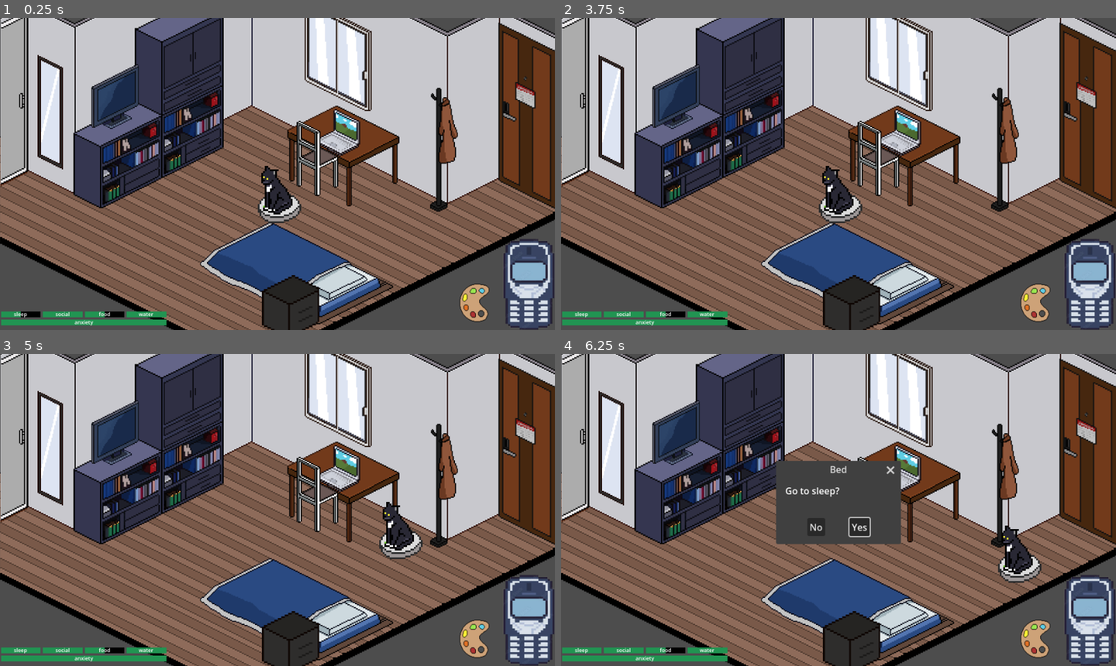
Above: before the commit, frames 1-4 (two rows, left to right).
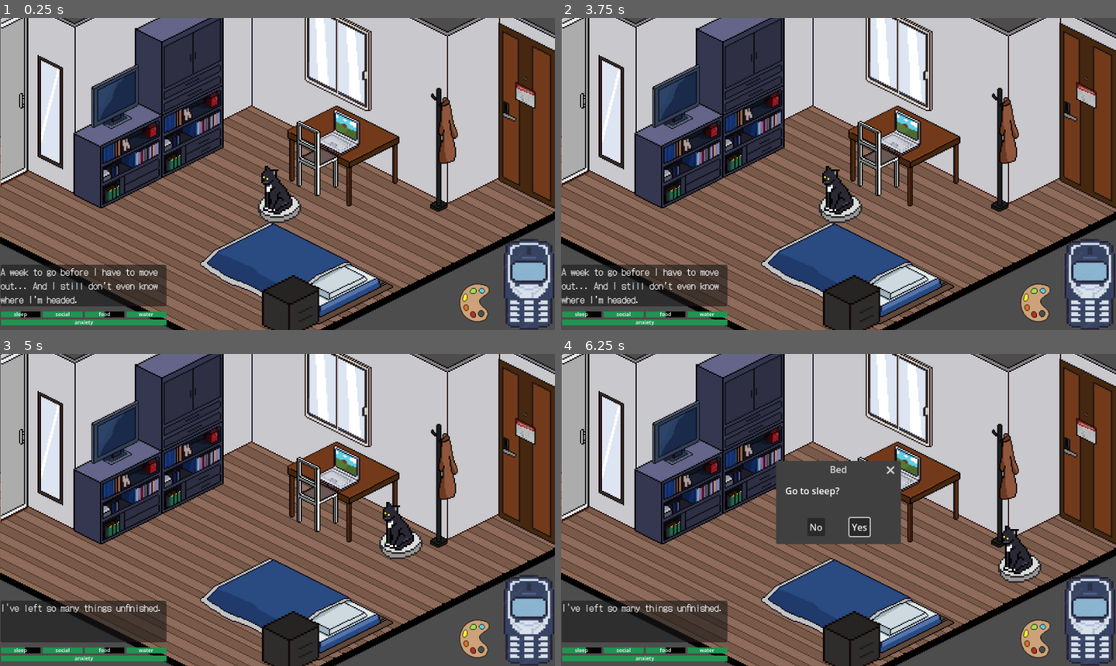
Above: after the commit, the same moments.

Repository: wwdititis/hgjam0925
Game: Godot game, scene res://awtg.tscn
The game is run twice, just before and just after one commit, with the same random seed, the same clock (stepped at 60 frames per second) and the same inputs.
Inputs (mouse positions are in pixels of both pictures, inside the frame that each line leads up to):
- Up to frame 1 (0.25 s): no input
- Up to frame 2 (3.75 s): click (871, 264) at 0.5 s; click (1038, 301) at 1.25 s; click (905, 133) at 2 s; click (1088, 283) at 2.75 s; click "Yes" at 3.5 s
- Up to frame 3 (5 s): move the mouse to (399, 494) at 4.27 s; hold Right (ui_right) from 4.28 s (still down); click (399, 494) at 4.42 s
- Up to frame 4 (6.25 s): move the mouse to (727, 525) at 5.02 s; release Right (ui_right) at 5.03 s; hold Down (ui_down) 5.03-5.78 s; click (727, 525) at 5.17 s; tap Enter at 5.75 s; move the mouse to (894, 441) at 5.77 s; hold Right (ui_right) from 5.78 s (still down); click (894, 441) at 5.92 s

The runs differ from the first frame. In frame 1, 3.6% of the frame differs, in the area x 0-31%, y 79-93%; in frame 2, 3.6%; in frame 3, 3.7%, in the area x 0-31%, y 79-96%; in frame 4, 3.7%.

Commit message:
before states for jp_lesson

Diff:
--- a/awtg.tscn
+++ b/awtg.tscn
@@ -14,6 +14,6 @@
 
 [node name="HUD" parent="." instance=ExtResource("2_ge8x6")]
 
-[node name="Morgan" parent="." groups=["Player"] instance=ExtResource("3_jae4q")]
+[node name="Morgan" parent="." instance=ExtResource("3_jae4q")]
 z_index = 10
 position = Vector2(480, 358)
--- a/dorm/dorm.gd
+++ b/dorm/dorm.gd
@@ -4,7 +4,6 @@
 var scene_instance: Node = null
 
 func _on_paint_pressed() -> void:
-	Globals.currentSleep -= 10
 	scene_instance = Globals.PAINT.instantiate()
 	scene_instance.z_index = 1000
 	add_child(scene_instance)
--- a/dorm/dorm.tscn
+++ b/dorm/dorm.tscn
@@ -130,21 +130,19 @@
 position = Vector2(23.0001, 136)
 texture = ExtResource("15_xba6u")
 
-[node name="interactables" type="Node2D" parent="."]
-
-[node name="bed" type="StaticBody2D" parent="interactables"]
+[node name="bed" type="StaticBody2D" parent="."]
 position = Vector2(503, 499)
 
-[node name="CollisionPolygon2D" type="CollisionPolygon2D" parent="interactables/bed"]
+[node name="CollisionPolygon2D" type="CollisionPolygon2D" parent="bed"]
 position = Vector2(-503, -499)
 polygon = PackedVector2Array(545, 520, 660, 458, 467, 355, 370, 417)
 
-[node name="Futton" type="Sprite2D" parent="interactables/bed"]
+[node name="Futton" type="Sprite2D" parent="bed"]
 position = Vector2(10, -58)
 scale = Vector2(0.6, 0.6)
 texture = ExtResource("16_jtnc3")
 
-[node name="bed" type="Button" parent="interactables/bed"]
+[node name="bed" type="Button" parent="bed"]
 offset_left = -29.0
 offset_top = -148.0
 offset_right = 157.0
@@ -156,14 +154,16 @@
 theme_override_styles/pressed = SubResource("StyleBoxEmpty_kkrwe")
 theme_override_styles/normal = SubResource("StyleBoxEmpty_26cq6")
 
-[node name="edoor" type="Area2D" parent="interactables"]
+[node name="interactables" type="Node2D" parent="."]
+
+[node name="edoor" type="Area2D" parent="interactables" groups=["interactables"]]
 script = ExtResource("17_v0sqk")
 dialog_text = "I don't feel like going out..."
 
 [node name="CollisionPolygon2D" type="CollisionPolygon2D" parent="interactables/edoor"]
 polygon = PackedVector2Array(863, 274, 862, 232, 961, 274, 961, 327)
 
-[node name="bdoor" type="Area2D" parent="interactables"]
+[node name="bdoor" type="Area2D" parent="interactables" groups=["interactables"]]
 script = ExtResource("17_v0sqk")
 dialog_text = "I don't need to go to the bathroom right now."
 
@@ -193,5 +193,5 @@
 theme_override_styles/pressed = SubResource("StyleBoxTexture_kkrwe")
 theme_override_styles/normal = SubResource("StyleBoxTexture_sp1wp")
 
-[connection signal="pressed" from="interactables/bed/bed" to="." method="_on_bed_pressed"]
+[connection signal="pressed" from="bed/bed" to="." method="_on_bed_pressed"]
 [connection signal="pressed" from="paint" to="." method="_on_paint_pressed"]
--- a/hud/hud.gd
+++ b/hud/hud.gd
@@ -1,4 +1,6 @@
 class_name HUD extends Node2D
+
+@onready var gm: GM = $"../GameManager"
 
 @onready var sleep_bar: StatBar = $CanvasLayer/stats/needs/sleep_bar
 @onready var social_bar: StatBar = $CanvasLayer/stats/needs/social_bar
@@ -13,34 +15,37 @@
 @onready var dialog_window: ConfirmationDialog = $CanvasLayer/dialog_window
 
 func _ready():
-	set_sleep(Globals.currentSleep)
-	set_social(Globals.currentSocial)
-	set_food(Globals.currentFood)
-	set_water(Globals.currentWater)
-	set_anxiety(Globals.currentAnxiety)
+	game_init()
+	dialog_intro()
+
+func game_init() -> void:
+	set_sleep(50)
+	set_social(100)
+	set_food(50)
+	set_water(100)
+	set_anxiety(100)
 	dialog_container.visible = false
-	messages.visible = false
 	dialog_window.visible = false
 
 func set_sleep(value: float) -> void:
 	sleep_bar.set_value(value)
-	Globals.currentSleep = value
+	Globals.current_stat["sleep"] = value
 
 func set_social(value: float) -> void:
 	social_bar.set_value(value)
-	Globals.currentSocial = value
+	Globals.current_stat["social"] = value
 
 func set_food(value: float) -> void:
 	food_bar.set_value(value)
-	Globals.currentFood = value
+	Globals.current_stat["food"] = value
 
 func set_water(value: float) -> void:
 	water_bar.set_value(value)
-	Globals.currentWater = value
+	Globals.current_stat["water"] = value
 
 func set_anxiety(value: float) -> void:
 	anxiety_bar.set_value(value)
-	Globals.currentAnxiety = value
+	Globals.current_stat["anxiety"] = value
 
 func set_dialog_panel(value: String) -> void:
 	dialog_panel.text = value
@@ -54,7 +59,17 @@
 	dialog_window.dialog_text = text
 
 func _on_dialog_window_confirmed() -> void:
-	set_sleep(100)
+	Globals.emit_event("increase_sleep", "bed")
 
 func _on_phone_pressed() -> void:
 	messages.visible = true
+
+# DIALOGUES
+func dialog_intro():
+	set_dialog_panel("A week to go before I have to move out... And I still don’t even know where I’m headed.")
+	await get_tree().create_timer(4.0).timeout
+	set_dialog_panel("I've left so many things unfinished.")
+	await get_tree().create_timer(4.0).timeout
+	set_dialog_panel("I feel like I failed at everything.")
+	await get_tree().create_timer(4.0).timeout
+	set_dialog_panel("*sigh* I better start going through it all...")
--- a/hud/stat_bar.gd
+++ b/hud/stat_bar.gd
@@ -1,11 +1,20 @@
 class_name StatBar extends Control
 
-@onready var stat_bar: StatBar = $"."
 @onready var lbstat_bar: Label = $lbstat_bar
 @export var label: String = "Label"
 
 func _ready() -> void:
 	lbstat_bar.text = label
+	update_color()
 
 func set_value(value: float) -> void:
-	stat_bar.value = value
+	self.value = value
+	update_color()
+
+func update_color() -> void:
+	var fill_style: StyleBoxFlat = self.get("custom_styles/fill")
+	if fill_style != null:
+		if self.value < 50:
+			fill_style.bg_color = Color.RED
+		else:
+			fill_style.bg_color = Color.GREEN
--- a/managers/globals.gd
+++ b/managers/globals.gd
@@ -1,25 +1,20 @@
 extends Node
 
-@onready var hud: HUD = $HUD
-
 # Scenes
-const DORM = preload("res://dorm/dorm.tscn")
-const MESSAGES = preload("res://hud/messages.tscn")
-const PAINT = preload("res://minigames/paint/paint.tscn")
-const GAMEOVER = preload("res://managers/gameover.tscn")
+const DORM := preload("res://dorm/dorm.tscn")
+const MESSAGES := preload("res://hud/messages.tscn")
+const PAINT := preload("res://minigames/paint/paint.tscn")
+const GAMEOVER := preload("res://managers/gameover.tscn")
 
 const CURSOR: Texture2D = preload("res://hud/Arrow2.png")
 
-var maxSleep = 100
-var currentSleep = 50
-var maxFood = 100
-var currentFood = 50
-var maxSocial = 100
-var currentSocial = maxSocial
-var maxWater = 100
-var currentWater = maxWater
-var maxAnxiety = 100
-var currentAnxiety = maxAnxiety
+var current_stat := {
+	"sleep" = 100,
+	"social" = 100,
+	"food" = 100,
+	"water" = 100,
+	"anxiety" = 100,
+}
 
 # Signals
 signal global_event(event_name, data)
--- a/managers/gm.gd
+++ b/managers/gm.gd
@@ -9,31 +9,22 @@
 
 	Globals.connect("global_event", Callable(self, "_on_global_event"))
 
+
 func _on_global_event(event_name: String, data):
 	match event_name:
 		"player_died":
 			print("Player died! Data:", data)
 			# handle player death
-		"sleep_depleted":
-			hud.set_sleep(Globals.currentSleep - 10)
+		"decrease_sleep":
+			hud.set_sleep(Globals.current_stat["sleep"] - 10)
+		"increase_sleep":
+			hud.set_sleep(Globals.current_stat["sleep"] + 10)
 		_:
 			print("Unknown global event:", event_name)
 
 func _on_interacted(dialog: String) -> void:
 	hud.set_dialog_panel(dialog)
 
-
 func gameover():
 	#$timerHealth.stop()
 	get_tree().current_scene.add_child(Globals.GAMEOVER.instantiate())
-
-
-
-func dialog_intro():
-	hud.set_dialog_panel("A week to go before I have to move out... And I still don’t even know where I’m headed.")
-	await get_tree().create_timer(4.0).timeout
-	hud.set_dialog_panel("I've left so many things unfinished.")
-	await get_tree().create_timer(4.0).timeout
-	hud.set_dialog_panel("I feel like I failed at everything.")
-	await get_tree().create_timer(4.0).timeout
-	hud.set_dialog_panel("*sigh* I better start going through it all...")
--- a/minigames/jap/fallingBlock.tscn
+++ b/minigames/jp_lesson/fallingBlock.tscn
@@ -1,8 +1,8 @@
 [gd_scene load_steps=5 format=3 uid="uid://0eg05wx3xqpf"]
 
-[ext_resource type="Script" uid="uid://danvy0utsn66m" path="res://minigames/jap/fallingBlocks.gd" id="1_kjrxx"]
-[ext_resource type="Texture2D" uid="uid://b35ijc6o50cso" path="res://minigames/jap/letters/a.png" id="3_dihxo"]
-[ext_resource type="Script" uid="uid://c4foyrd1hdl7x" path="res://minigames/jap/click.gd" id="4_fgt75"]
+[ext_resource type="Script" uid="uid://danvy0utsn66m" path="res://minigames/jp_lesson/fallingBlocks.gd" id="1_kjrxx"]
+[ext_resource type="Texture2D" uid="uid://b35ijc6o50cso" path="res://minigames/jp_lesson/letters/a.png" id="3_dihxo"]
+[ext_resource type="Script" uid="uid://c4foyrd1hdl7x" path="res://minigames/jp_lesson/click.gd" id="4_fgt75"]
 
 [sub_resource type="RectangleShape2D" id="RectangleShape2D_bb70n"]
 size = Vector2(58, 65)
--- a/minigames/jap/jap.gd
+++ b/minigames/jp_lesson/jp_lesson.gd
@@ -1,12 +1,12 @@
 extends Node2D
 
-var fallingBlock = preload("res://minigames/jap/fallingBlock.tscn")
-var blockSprites = {
-	"a": [preload("res://minigames/jap/letters/aj.png"),preload("res://minigames/jap/letters/a.png")],
-	"i": [preload("res://minigames/jap/letters/ij.png"),preload("res://minigames/jap/letters/i.png")],
-	"e": [preload("res://minigames/jap/letters/ij.png"),preload("res://minigames/jap/letters/i.png")],
-	"u": [preload("res://minigames/jap/letters/ij.png"),preload("res://minigames/jap/letters/i.png")],
-	"o": [preload("res://minigames/jap/letters/ij.png"),preload("res://minigames/jap/letters/i.png")],
+var fallingBlock := preload("res://minigames/jp_lesson/fallingBlock.tscn")
+var blockSprites := {
+	"a": [preload("res://minigames/jp_lesson/letters/aj.png"),preload("res://minigames/jp_lesson/letters/a.png")],
+	"i": [preload("res://minigames/jp_lesson/letters/ij.png"),preload("res://minigames/jp_lesson/letters/i.png")],
+	"e": [preload("res://minigames/jp_lesson/letters/ij.png"),preload("res://minigames/jp_lesson/letters/i.png")],
+	"u": [preload("res://minigames/jp_lesson/letters/ij.png"),preload("res://minigames/jp_lesson/letters/i.png")],
+	"o": [preload("res://minigames/jp_lesson/letters/ij.png"),preload("res://minigames/jp_lesson/letters/i.png")],
 }
 var lvl0 = false
 var PhaseI = false
--- a/minigames/jap/jap.tscn
+++ b/minigames/jp_lesson/jp_lesson.tscn
@@ -1,7 +1,7 @@
 [gd_scene load_steps=6 format=3 uid="uid://dfatuuvqiis6s"]
 
-[ext_resource type="Script" uid="uid://boxtctkgdy7sh" path="res://minigames/jap/jap.gd" id="1_tpi1c"]
-[ext_resource type="Texture2D" uid="uid://c5kqijs3x8tbi" path="res://minigames/jap/bg.png" id="2_bb70n"]
+[ext_resource type="Script" uid="uid://boxtctkgdy7sh" path="res://minigames/jp_lesson/jp_lesson.gd" id="1_tq1yg"]
+[ext_resource type="Texture2D" uid="uid://c5kqijs3x8tbi" path="res://minigames/jp_lesson/bg.png" id="2_113pt"]
 
 [sub_resource type="StyleBoxFlat" id="StyleBoxFlat_gg4mj"]
 bg_color = Color(0.372769, 0.585461, 0.717237, 1)
@@ -11,8 +11,8 @@
 [sub_resource type="RectangleShape2D" id="RectangleShape2D_fs0uv"]
 size = Vector2(222, 8)
 
-[node name="Jap" type="Node2D"]
-script = ExtResource("1_tpi1c")
+[node name="Japanese Lesson" type="Node2D"]
+script = ExtResource("1_tq1yg")
 
 [node name="Timer" type="Timer" parent="."]
 wait_time = 5.0
@@ -33,7 +33,7 @@
 [node name="TextureRect" type="TextureRect" parent="PanelContainer"]
 texture_filter = 1
 layout_mode = 2
-texture = ExtResource("2_bb70n")
+texture = ExtResource("2_113pt")
 
 [node name="floor" type="StaticBody2D" parent="." groups=["floor"]]
 collision_layer = 2
--- a/minigames/paint/paint.gd
+++ b/minigames/paint/paint.gd
@@ -4,12 +4,12 @@
 const ERASER: Texture2D = preload("res://minigames/paint/eraser.png")
 
 @onready var btnEraser: Button = $btnEraser
-var eraser_mode := false
+var eraser_mode: bool = false
 var eraser_radius: float = 0.0
 
 @onready var draw_area: Area2D = $DrawArea
 @onready var line_container: Node2D = $LineContainer
-var _pressed := false
+var _pressed: bool = false
 var current_line: Line2D = null
 # 🔹 grid size for snapping (1 = pixel-perfect, 4 = chunky pixel-art style)
 var grid_size: int = 16
@@ -28,7 +28,7 @@
 					current_line.width = 16
 					line_container.add_child(current_line)
 					# snap to grid
-					var p := line_container.to_local(snap_to_grid(event.position, grid_size))
+					var p: Vector2 = line_container.to_local(snap_to_grid(event.position, grid_size))
 					# 👇 add two points (tiny offset) so single clicks are visible
 					current_line.add_point(p)
 					current_line.add_point(p + Vector2(16, 0)) # pixel dot
@@ -42,18 +42,18 @@
 				erase_at(event.position)
 		elif _pressed and current_line:
 			if can_draw_at(event.position):
-				var snapped := snap_to_grid(event.position, grid_size)
-				current_line.add_point(line_container.to_local(snapped))
+				var snapped_togrid: Vector2 = snap_to_grid(event.position, grid_size)
+				current_line.add_point(line_container.to_local(snapped_togrid))
 
 # 🔹 Check if mouse is inside DrawArea
 func can_draw_at(pos: Vector2) -> bool:
-	var space_state = get_world_2d().direct_space_state
-	var params = PhysicsPointQueryParameters2D.new()
+	var space_state := get_world_2d().direct_space_state
+	var params := PhysicsPointQueryParameters2D.new()
 	params.position = pos
 	params.collide_with_areas = true
 	params.collide_with_bodies = false
 
-	var results = space_state.intersect_point(params, 8)
+	var results:Array[Dictionary] = space_state.intersect_point(params, 8)
 	for r in results:
 		if r.collider == draw_area:
 			return true
@@ -94,5 +94,5 @@
 
 func _on_exit_pressed() -> void:
 	Input.set_custom_mouse_cursor(Globals.CURSOR, Input.CURSOR_ARROW, Vector2(0,0))
-	Globals.emit_event("sleep_depleted", "paint.gd")
+	Globals.emit_event("decrease_sleep", "paint.gd")
 	queue_free()
--- a/project.godot
+++ b/project.godot
@@ -19,6 +19,11 @@
 
 Globals="*res://managers/globals.gd"
 
+[debug]
+
+gdscript/warnings/untyped_declaration=1
+gdscript/warnings/inferred_declaration=1
+
 [display]
 
 window/size/viewport_width=960
@@ -26,6 +31,10 @@
 window/size/resizable=false
 mouse_cursor/custom_image="uid://cv8s5gqhfof0r"
 
+[global_group]
+
+interactables=""
+
 [rendering]
 
 renderer/rendering_method="gl_compatibility"
Renamed: minigames/jap/bg.png -> minigames/jp_lesson/bg.png
Not shown, changed: minigames/jp_lesson/bg.png.import
Renamed: minigames/jap/click.gd -> minigames/jp_lesson/click.gd
Renamed: minigames/jap/click.gd.uid -> minigames/jp_lesson/click.gd.uid
Renamed: minigames/jap/fallingBlocks.gd -> minigames/jp_lesson/fallingBlocks.gd
Renamed: minigames/jap/fallingBlocks.gd.uid -> minigames/jp_lesson/fallingBlocks.gd.uid
Renamed: minigames/jap/jap.gd.uid -> minigames/jp_lesson/jp_lesson.gd.uid
Renamed: minigames/jap/letters/a.png -> minigames/jp_lesson/letters/a.png
Not shown, changed: minigames/jp_lesson/letters/a.png.import
Renamed: minigames/jap/letters/aj.png -> minigames/jp_lesson/letters/aj.png
Not shown, changed: minigames/jp_lesson/letters/aj.png.import
Renamed: minigames/jap/letters/bg.png.import -> minigames/jp_lesson/letters/bg.png.import
(and 28 more such lines)
